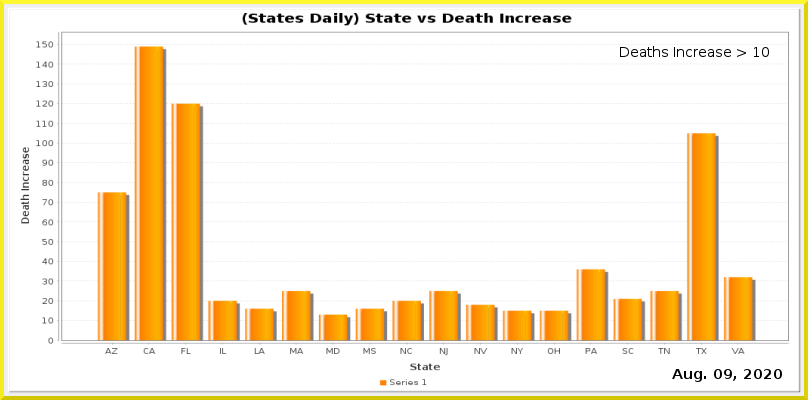
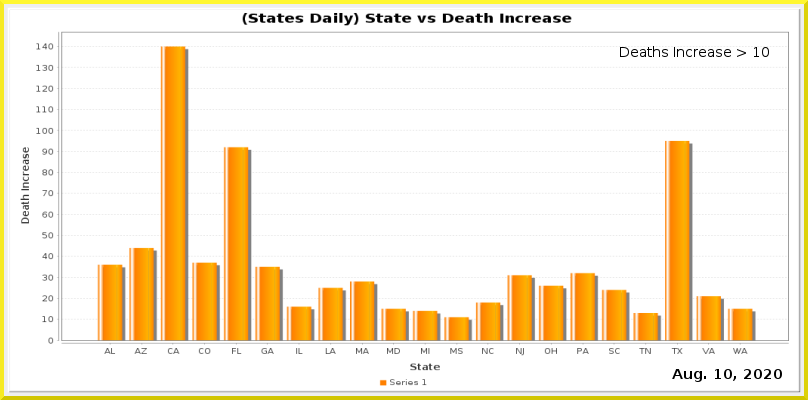
Layers edited between the first and the second w=808, h=400 image:
painted on "Current Date" over bbox(714, 369, 732, 379)
painted on "Date_vs_TestIncrease.png" over bbox(36, 41, 789, 356)
